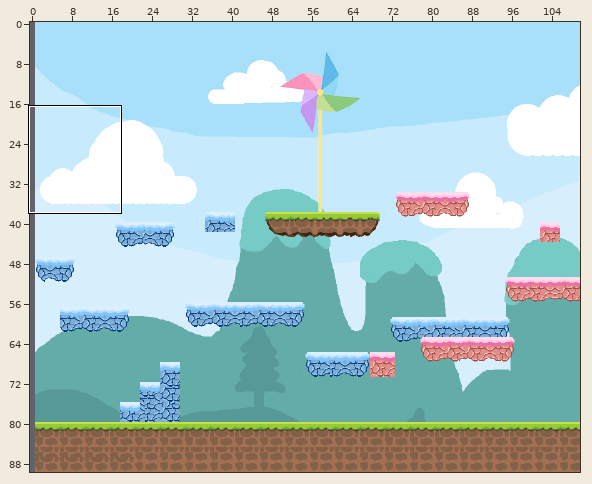
Tiled map, stored at project3/core/assets/Map/level1.tmx. The first picture is a wide view before the edit; the outline marks the close-up.
Close-up. Before:
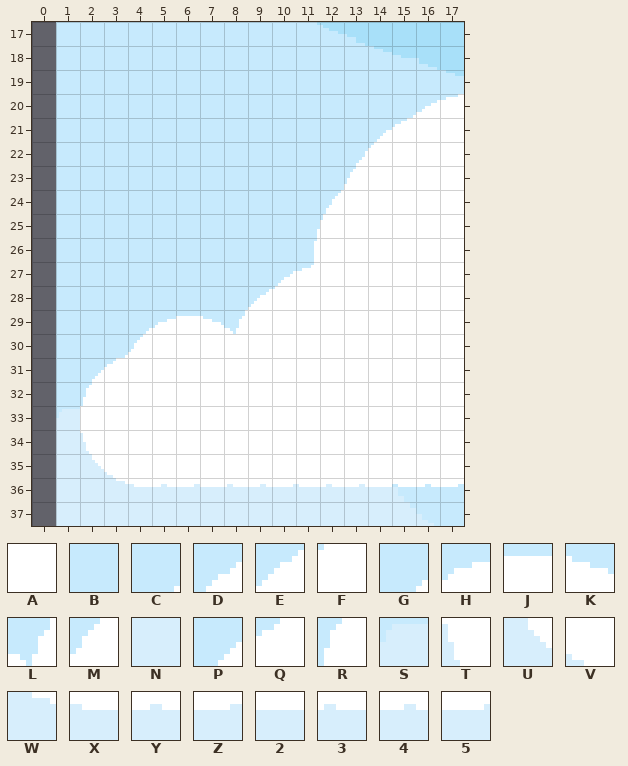
Cells are 8x8 px. Shown: x 0..17, y 17..37. The commit also changed other parts of the map, which this record leaves out.
Key: from "stage1": A 603, B 1600, C 3214, D 4329, E 4488, F 4489, G 4643, H 4644, J 4645, K 4646, L 4647, M 4803, N 4915, P 4961, Q 4962, R 5121, S 5280, T 5441, U 5601, V 5602, W 5762, X 5763, Y 5764, Z 5765, 2 5766, 3 5767, 4 5768, 5 5769.
_ is an empty cell.
Layers that did not change in this view are not listed.
Layer "background" before, first column x 0:
17 _BBBBBBBBBB
18 _BBBBBBBBBB
19 _BBBBBBBBBB
20 _BBBBBBBBBB
21 _BBBBBBBBBB
22 _BBBBBBBBBB
23 _BBBBBBBBBB
24 _BBBBBBBBBB
25 _BBBBBBBBBB
26 _BBBBBBBBBB
27 _BBBBBBBBBD
28 _BBBBBBBBEF
29 _BBBGHJKLAA
30 _BBCMAAAAAA
31 _BPQAAAAAAA
32 _BRAAAAAAAA
33 _SAAAAAAAAA
34 _NTAAAAAAAA
35 _NUVAAAAAAA
36 _NNWXYZ2345
37 _NNNNNNNNNN
After the commit:
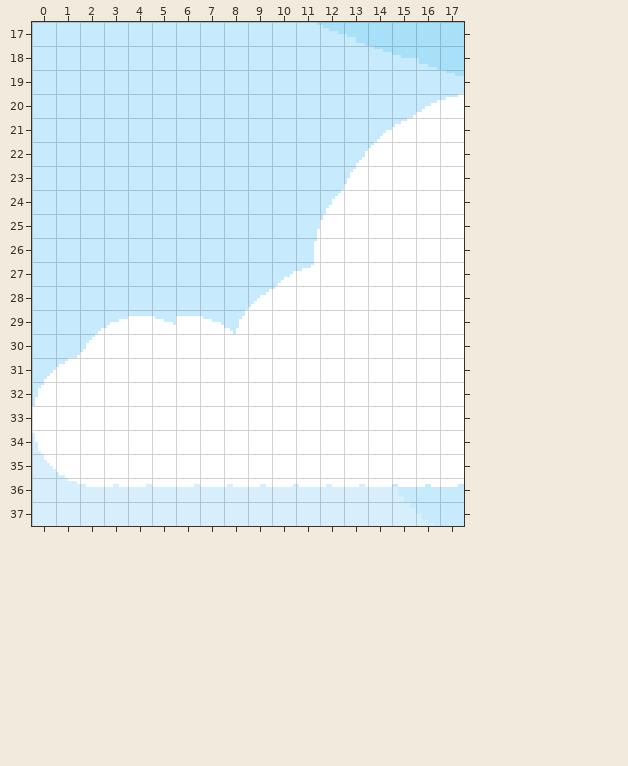
The edit:
Layer "background":
y 17..28: x 0 _ -> B
y 29: x 0 _ -> B; x 2..5 BBGH -> GHJK
y 30: x 0..4 _BBCM -> BCMAA
y 31: x 0..3 _BPQ -> PQAA
y 32: x 0..2 _BR -> RAA
y 33: x 0..1 _S -> AA
y 34: x 0..2 _NT -> TAA
y 35: x 0..3 _NUV -> UVAA
y 36: x 0..5 _NNWXY -> NWXYZ2
y 37: x 0 _ -> N
